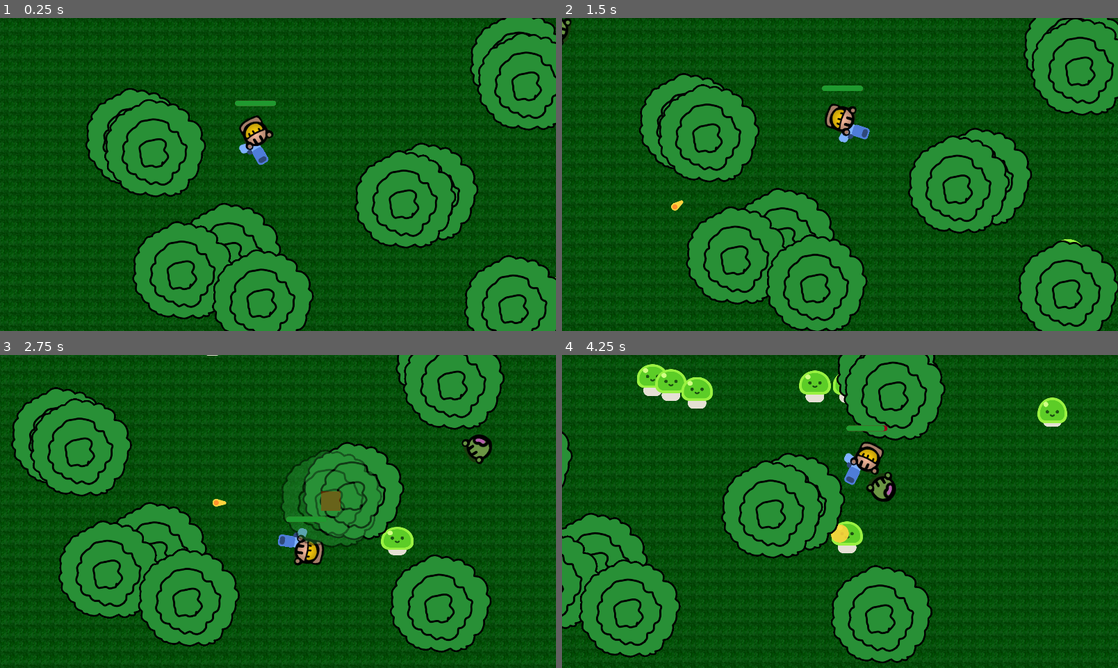
Above: before the commit, frames 1-4 (two rows, left to right).
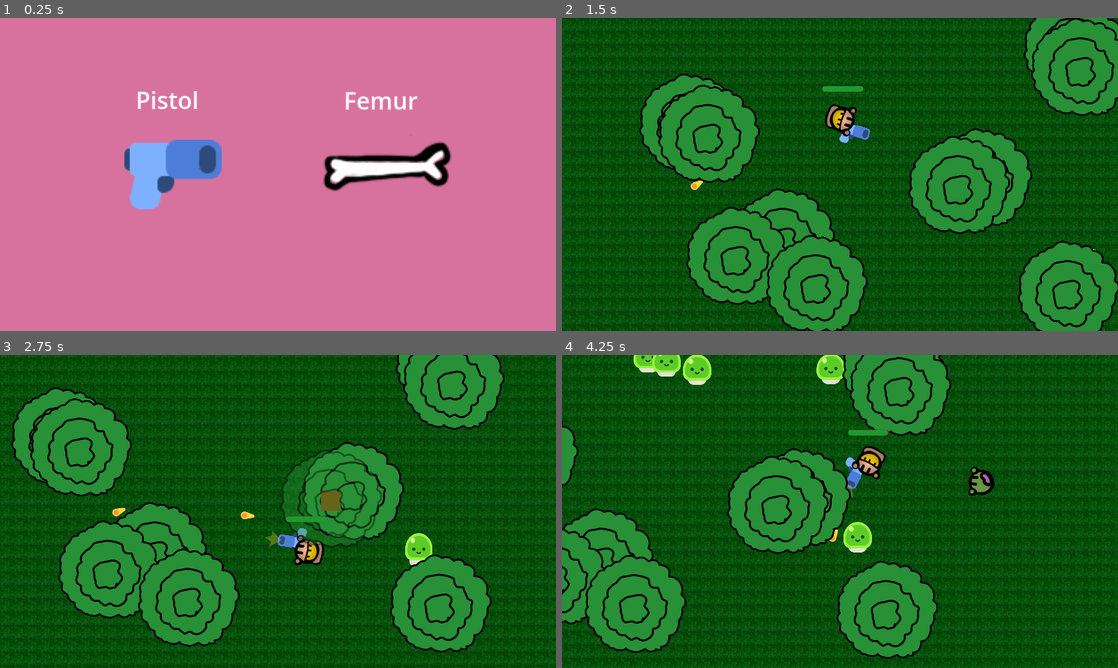
Above: after the commit, the same moments.

Repository: onegm/ZombieBasher
Game: Godot game, scene res://game.tscn
Same seed, same stepped clock (60 frames per second), same inputs: the game is played once before the commit and once after it.
Inputs (mouse positions are in pixels of both pictures, inside the frame that each line leads up to):
- Up to frame 1 (0.25 s): no input
- Up to frame 2 (1.5 s): click (734, 174) at 0.52 s; move the mouse to (962, 158) at 1.27 s; hold D (move_right) from 1.28 s (still down)
- Up to frame 3 (2.75 s): move the mouse to (166, 527) at 2.02 s; release D (move_right) at 2.03 s; hold S (move_down) from 2.03 s (still down)
- Up to frame 4 (4.25 s): move the mouse to (895, 442) at 2.77 s; release S (move_down) at 2.78 s; hold D (move_right) 2.78-3.53 s; move the mouse to (812, 574) at 3.52 s; hold W (move_up) from 3.53 s (still down)

The runs differ from the first frame. In frame 1, 100% of the frame differs, in the area x 0-100%, y 0-100%; in frame 2, 3.5%; in frame 3, 1.3%; in frame 4, 21%.

Commit message:
add weapon selection menu

Diff:
--- a/characters/player/player.gd
+++ b/characters/player/player.gd
@@ -4,6 +4,7 @@
 var speed = 600
 var health = 100.0
 var damage_rate = 5.0
+var current_weapon : Weapon = null
 
 signal health_depleted
 
@@ -36,3 +37,10 @@
 	$HealthBar.set_value(health)
 	if health <= 0.0:
 		health_depleted.emit()
+
+func set_weapon(weapon : Weapon):
+	if current_weapon != null:
+		current_weapon.queue_free()
+	current_weapon = weapon
+	animations.add_child(current_weapon)
+	current_weapon.set_position(Vector2(20, 26))
--- a/characters/player/player.tscn
+++ b/characters/player/player.tscn
@@ -1,8 +1,7 @@
-[gd_scene load_steps=11 format=3 uid="uid://5nxdore3bgcy"]
+[gd_scene load_steps=10 format=3 uid="uid://5nxdore3bgcy"]
 
 [ext_resource type="Script" path="res://characters/player/player.gd" id="1_mxavk"]
 [ext_resource type="PackedScene" uid="uid://pbmyh1qru7p" path="res://characters/player/art/player_animations.tscn" id="2_acaa7"]
-[ext_resource type="PackedScene" uid="uid://buwbdnbx71mx1" path="res://weapons/pistol/pistol.tscn" id="3_7ns5k"]
 [ext_resource type="Script" path="res://weapons/hurt_box.gd" id="4_pwyg6"]
 
 [sub_resource type="CircleShape2D" id="CircleShape2D_8mguc"]
@@ -45,9 +44,6 @@
 
 [node name="Animations" parent="." instance=ExtResource("2_acaa7")]
 
-[node name="Pistol" parent="Animations" instance=ExtResource("3_7ns5k")]
-position = Vector2(19.3333, 26)
-
 [node name="CollisionShape2D" type="CollisionShape2D" parent="."]
 position = Vector2(1, 0)
 shape = SubResource("CircleShape2D_8mguc")
--- a/game.tscn
+++ b/game.tscn
@@ -6,6 +6,7 @@
 [ext_resource type="PackedScene" uid="uid://ogik4s70pgwl" path="res://characters/enemies/slime/art/slime_animations.tscn" id="3_7a6fk"]
 [ext_resource type="PackedScene" uid="uid://blqc7kyuoi1m5" path="res://util/enemy_spawner/enemy_spawner.tscn" id="4_drkt5"]
 [ext_resource type="PackedScene" uid="uid://brfd7g3ffffmi" path="res://levels/level1.tscn" id="6_6ak2d"]
+[ext_resource type="PackedScene" uid="uid://cl626nm5y26kd" path="res://ui/weapon_menu/weapon_selection.tscn" id="7_87gbj"]
 
 [sub_resource type="GDScript" id="GDScript_ujlla"]
 script/source = "extends Enemy
@@ -110,3 +111,6 @@
 
 [node name="Level" parent="." instance=ExtResource("6_6ak2d")]
 y_sort_enabled = true
+
+[node name="WeaponSelection" parent="." node_paths=PackedStringArray("player") instance=ExtResource("7_87gbj")]
+player = NodePath("../Player")
--- /dev/null
+++ b/ui/weapon_menu/weapon_selection.gd
@@ -0,0 +1,25 @@
+extends CanvasLayer
+
+@export
+var player : CharacterBody2D
+@onready
+var femur_scene = preload("res://weapons/femur/femur.tscn")
+@onready
+var pistol_scene = preload("res://weapons/pistol/pistol.tscn")
+
+func _ready():
+	get_tree().set_pause(true)
+	$Control/PistolButton.pressed.connect(on_pistol_pressed)
+	$Control/FemurButton.pressed.connect(on_femur_pressed)
+
+func on_pistol_pressed():
+	var pistol = pistol_scene.instantiate()
+	player.set_weapon(pistol)
+	set_visible(false)
+	get_tree().set_pause(false)
+
+func on_femur_pressed():
+	var femur = femur_scene.instantiate()
+	player.set_weapon(femur)
+	set_visible(false)
+	get_tree().set_pause(false)
--- /dev/null
+++ b/ui/weapon_menu/weapon_selection.tscn
@@ -0,0 +1,81 @@
+[gd_scene load_steps=6 format=3 uid="uid://cl626nm5y26kd"]
+
+[ext_resource type="Script" path="res://ui/weapon_menu/weapon_selection.gd" id="1_8qual"]
+[ext_resource type="Texture2D" uid="uid://cswb5do8rrj7q" path="res://weapons/pistol/pistol.png" id="1_icguc"]
+[ext_resource type="Texture2D" uid="uid://lijqkybqyohc" path="res://weapons/femur/femur.png" id="2_fa46x"]
+
+[sub_resource type="StyleBoxFlat" id="StyleBoxFlat_x04c0"]
+bg_color = Color(0.121569, 0.121569, 0.121569, 1)
+
+[sub_resource type="StyleBoxFlat" id="StyleBoxFlat_g8y4x"]
+bg_color = Color(0.6, 0.6, 0.6, 0)
+
+[node name="WeaponSelection" type="CanvasLayer"]
+script = ExtResource("1_8qual")
+
+[node name="Control" type="Control" parent="."]
+process_mode = 3
+layout_mode = 3
+anchors_preset = 15
+anchor_right = 1.0
+anchor_bottom = 1.0
+grow_horizontal = 2
+grow_vertical = 2
+
+[node name="ColorRect" type="ColorRect" parent="Control"]
+layout_mode = 1
+anchors_preset = 15
+anchor_right = 1.0
+anchor_bottom = 1.0
+grow_horizontal = 2
+grow_vertical = 2
+color = Color(0.843137, 0.447059, 0.619608, 1)
+
+[node name="FemurLabel" type="RichTextLabel" parent="Control"]
+layout_mode = 0
+offset_left = 742.0
+offset_top = 142.0
+offset_right = 926.0
+offset_bottom = 212.0
+theme_override_font_sizes/normal_font_size = 51
+theme_override_styles/focus = SubResource("StyleBoxFlat_x04c0")
+text = "Femur"
+fit_content = true
+
+[node name="PistolLabel" type="RichTextLabel" parent="Control"]
+layout_mode = 0
+offset_left = 293.0
+offset_top = 141.0
+offset_right = 477.0
+offset_bottom = 211.0
+theme_override_font_sizes/normal_font_size = 51
+theme_override_styles/focus = SubResource("StyleBoxFlat_x04c0")
+text = "Pistol
+"
+fit_content = true
+
+[node name="PistolSprite" type="Sprite2D" parent="Control"]
+position = Vector2(373, 338)
+scale = Vector2(3, 3)
+texture = ExtResource("1_icguc")
+
+[node name="FemurSprite" type="Sprite2D" parent="Control"]
+position = Vector2(830, 288)
+scale = Vector2(3, 3)
+texture = ExtResource("2_fa46x")
+
+[node name="PistolButton" type="Button" parent="Control"]
+layout_mode = 0
+offset_left = 268.0
+offset_top = 263.0
+offset_right = 468.0
+offset_bottom = 413.0
+theme_override_styles/normal = SubResource("StyleBoxFlat_g8y4x")
+
+[node name="FemurButton" type="Button" parent="Control"]
+layout_mode = 0
+offset_left = 708.0
+offset_top = 276.0
+offset_right = 958.0
+offset_bottom = 376.0
+theme_override_styles/normal = SubResource("StyleBoxFlat_g8y4x")
Not shown: 1 places in game.tscn that only renumber resources
